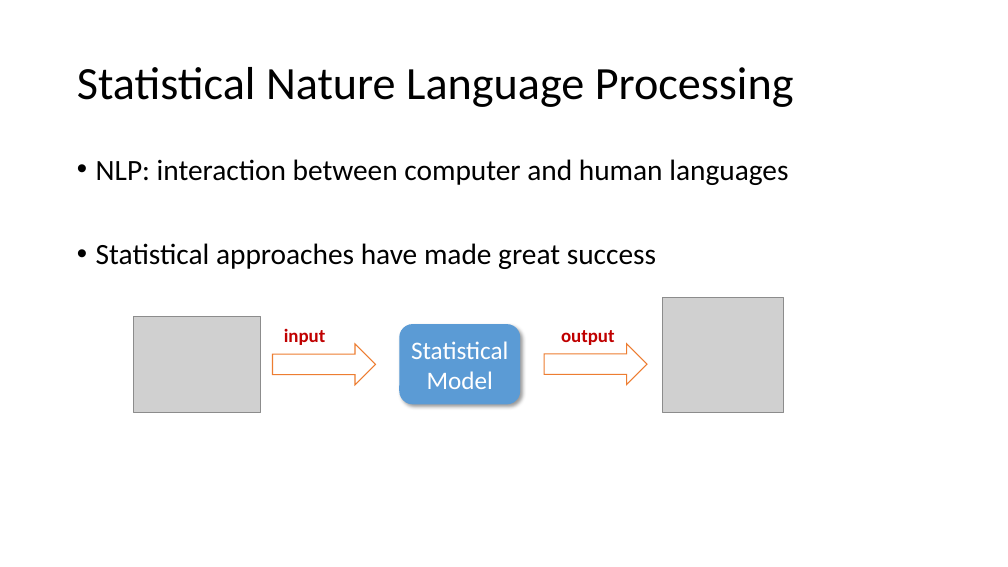
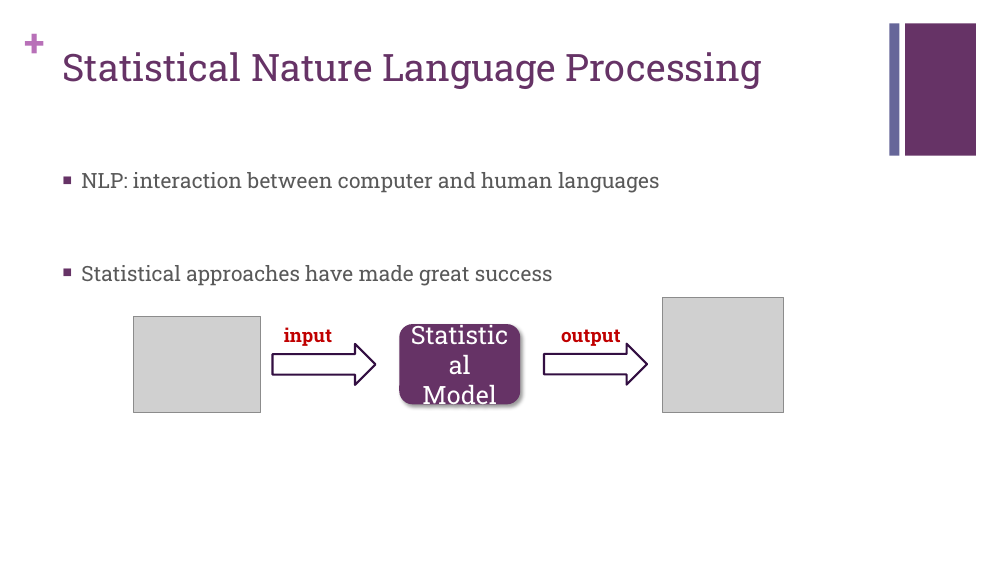
Before and after one commit to slxu/CrowdLabeling, a slide deck: slide 2 of presentation/present1.pptx. Drawn at 1008x567 pixels with LibreOffice and Linux fonts; fonts in the diff are those of the drawing; grey boxes stand for pictures. Boxes give left, top, right and bottom in pixels: in the first picture for what was removed or moved away, otherwise in the second. Text is boxed around its words. In the diff, an @@ line names an element or a change of style, - is before the commit and + after.

Commit message:
PPT1 update

```diff
--- a/presentation/present1.pptx
+++ b/presentation/present1.pptx
@@ text added at [25,19,54,65], 36 pt, text #B870B8, bold @@
++
@@ rectangle added at [889,23,899,156], fill #666699 @@
@@ rectangle added at [905,23,976,156], fill #663366 @@
@@ title "Statistical Nature Language Processing": place and size @@
-title "Statistical Nature Language Processing" at [77,67,794,107]
+title "Statistical Nature Language Processing" at [63,52,762,89]
@@ title "Statistical Nature Language Processing" at [63,52,762,89]: size 44 to 36 pt, font Calibri to Roboto Slab, text colour #000000 to #663366; line spacing 0.9 to 1; vertical alignment middle to top @@
@@ text "NLP: interaction between computer and ...": place and size @@
-text "NLP: interaction between computer and ..." at [96,159,788,269]
+text "NLP: interaction between computer and ..." at [81,172,660,286]
@@ text "NLP: interaction between computer and ..." at [81,172,660,286]: size 28 to 20 pt, font Calibri to Roboto Slab, text colour #000000 to #595959; bullet • to ■; line spacing 0.9 to 1; more space between paragraphs @@
@@ rounded rectangle "Statistical Model" at [399,324,520,405]: font Calibri to Roboto Slab; fill #5B9BD5 to #663366 @@
@@ text "input" at [284,327,332,346]: font Calibri to Roboto Slab @@
@@ text "output" at [561,329,621,346]: font Calibri to Roboto Slab @@
@@ right arrow at [272,344,375,385]: outline #ED7D31 1 pt to #330F42 2 pt @@
@@ right arrow at [544,344,647,385]: outline #ED7D31 1 pt to #330F42 2 pt @@
```
Also in this commit, not shown: 8 other slides changed, 6 other files.
